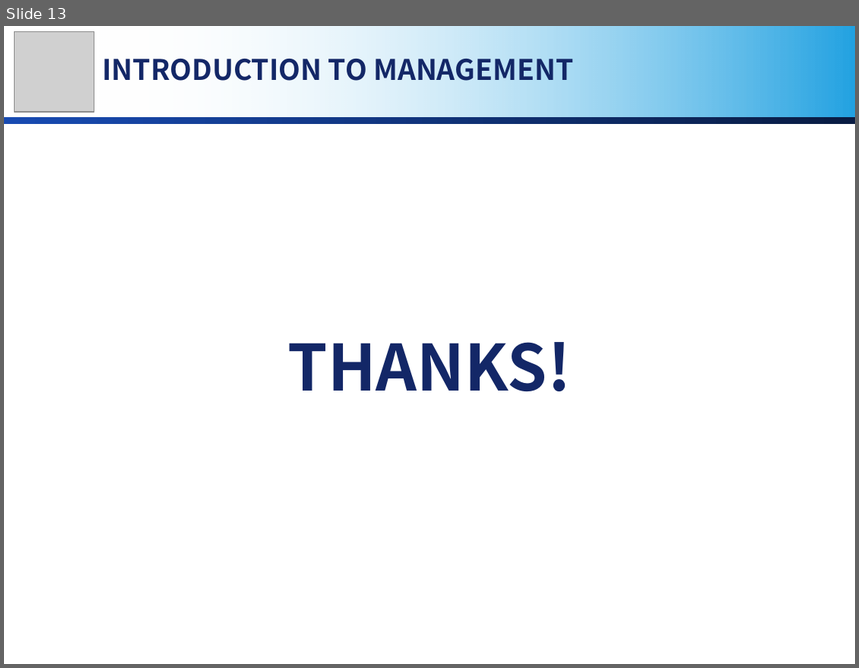
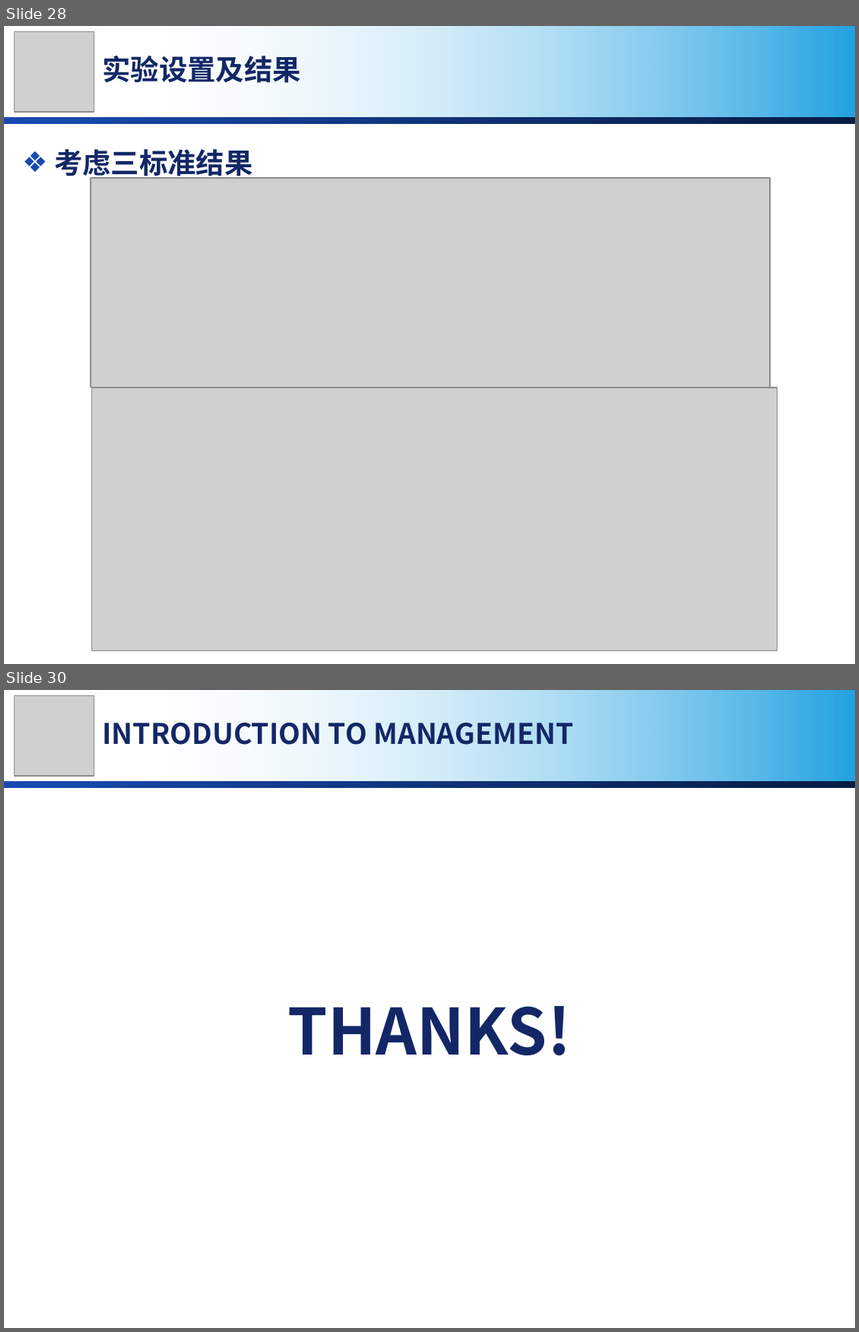
Before and after one commit to MirrichWangD/MUST, a slide deck: 管理學導論/presentation.pptx. Shown one above the other, each under a label of ours: slide 13 before the commit, slides 28 and 30 after it; the slides between them are not shown. The pictures are 859x668 and 859x1332 pixels, drawn with LibreOffice and Linux fonts; fonts in the diff are those of the drawing; grey boxes stand for pictures; background and template pictures are left out. Boxes give left, top, right and bottom in pixels: in the first picture for what was removed or moved away, otherwise in the second. Text is boxed around its words. In the diff, an @@ line names an element or a change of style, - is before the commit and + after.

```diff
--- a/管理學導論/presentation.pptx
+++ b/管理學導論/presentation.pptx
@@ slide 28 added at (4, 26, 855, 664), background #FFFFFF; not listed: 2 template elements that a slide beside it also shows @@
@@ picture added at (14, 31, 94, 111) @@
@@ text added at (103, 56, 301, 83), 24 pt, text #132767, bold @@
+实验设置及结果
@@ text added at (54, 149, 253, 181), 24 pt, text #132767, bold @@
+❖ 考虑三标准结果
@@ picture added at (91, 178, 770, 388) @@
@@ picture added at (91, 388, 777, 651) @@
@@ what was slide 13 is now slide 30 @@
```
Also in this commit, not shown: 9 slides changed, 16 other slides added.
